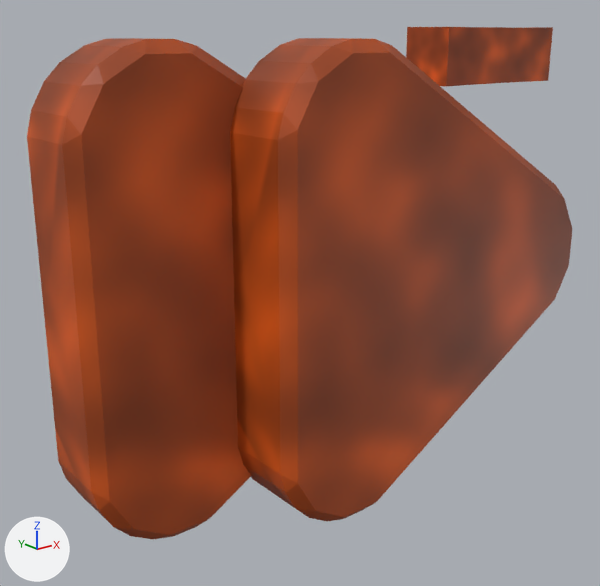
An edit to the OBJ model meshes/PowerUpDecreaseSpeed.obj, drawn before and after from the same camera.
Both versions are drawn from a 50 mm camera at (-0.958, -1.08, 0.41) aimed at (-0.065, 0.035, -0.036). The lights are fixed; the arrows at lower left show +X, +Y and +Z. Where no turn or scale is listed for an object, it has been applied to the vertices.

Objects in the first picture: 'PowerUp'.
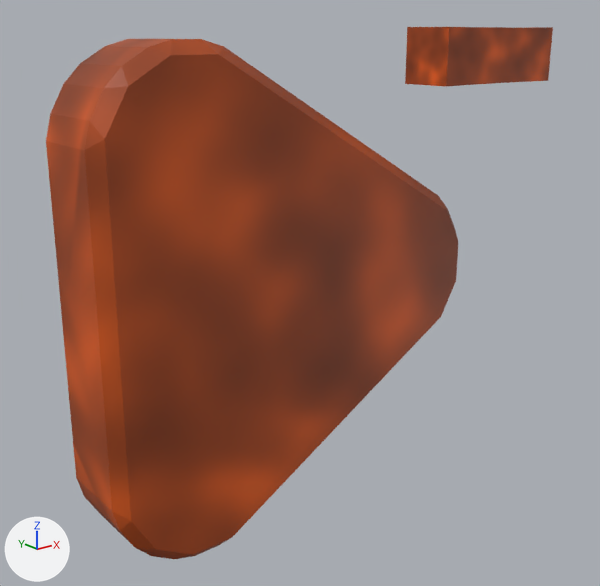
Where the change shows, as pixel boxes (x1, y1, x2, y2) in the pictures (600 x 586 px; the box of a moved part takes in the faces that stretch with it):
'PowerUp', reshaped (7% narrower)
    before: (27, 27, 572, 539)
    after: (46, 27, 553, 559)
part 1 of me_powerup, moved or reshaped
    before: (27, 38, 251, 539)
    after: (46, 39, 458, 559)
part 2 of me_powerup, deleted (brown)
    before: (230, 38, 572, 522)

Edits to the bpy script that builds the scene:
```text
Change me_powerup:
    where me_powerup.from_pydata(...)  # 160 vertices, 308 faces; spans x -0.499..0.501, y -0.153..0.153, z -0.402..0.421
    used by ob_powerup; location = (0.0, 0.0, 0.0)
    me_powerup part 1: the loose piece of 72 vertices spanning x -0.499..0.24, y -0.013..0.153, z -0.402..0.402 is moved by (0.0, -0.07, 0.0)
    me_powerup part 2: the loose piece of 72 vertices spanning x -0.239..0.5, y -0.153..0.013, z -0.402..0.402 is deleted
```
